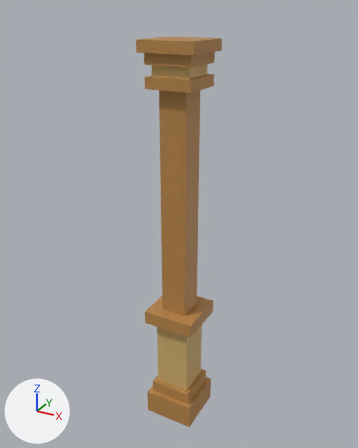
One commit to the FBX model Assets/Models/column.fbx: the scene before it, then after it.
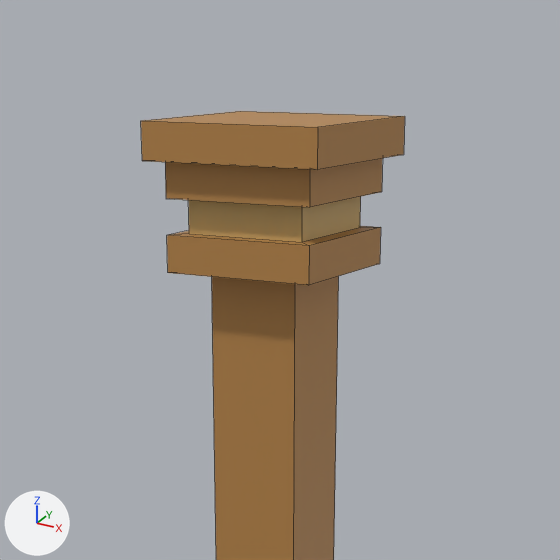
Each version is shown whole from a camera (50 mm lens) standing at (1.617, -2.953, 3.191) and looking at (-0.035, 0.05, 1.689), then close up on the part from 25% to 76% of the width and 0% to 41% of the height. Every picture has the same lights, and +X, +Y and +Z are marked at lower left. The close-ups show mesh edges as thin lines.

In view in the first close-up: 'Column'.
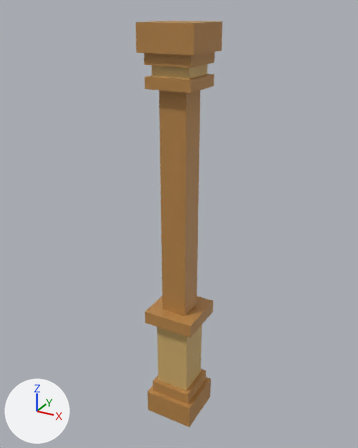
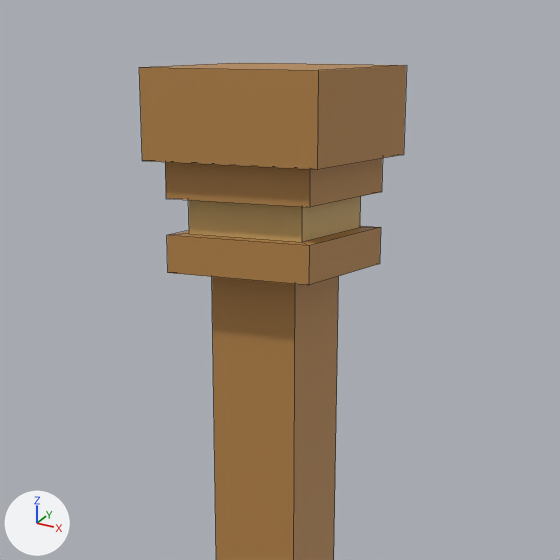
Changed parts and their boxes [x1, y1, x2, y2] in the close-ups (560 x 560 px; the box of a moved part takes in the faces that stretch with it):
'Column', reshaped
    before: [141, 111, 405, 560]
    after: [139, 63, 407, 560]
part 1 of me_cube_017, moved or reshaped
    before: [141, 111, 405, 170]
    after: [139, 63, 407, 170]

What changed in the scene script:
```text
Change me_cube_017:
    where me_cube_017.from_pydata(...)  # 72 vertices, 70 faces; spans x -0.2..0.2, y -0.2..0.2, z 0.0..3.0
    used by ob_column; location = (0.0, 0.0, 0.0)
    before: 49 (-0.2, -0.2, 3.0) at pixel (140, 120), 50 (-0.2, 0.2, 3.0) at pixel (240, 111), 51 (0.2, 0.2, 3.0) at pixel (404, 116), 52 (0.2, -0.2, 3.0) at pixel (317, 127)
    me_cube_017 part 1
    add for i in [*range(49, 53)]: me_cube_017.vertices[i].co += Vector((0.0, 0.0, 0.1))
```
